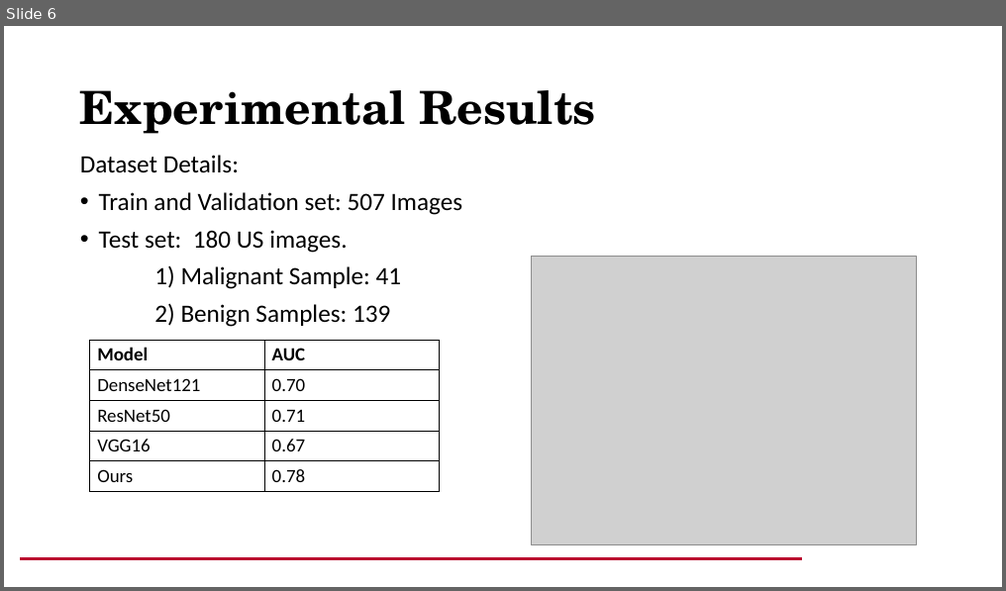
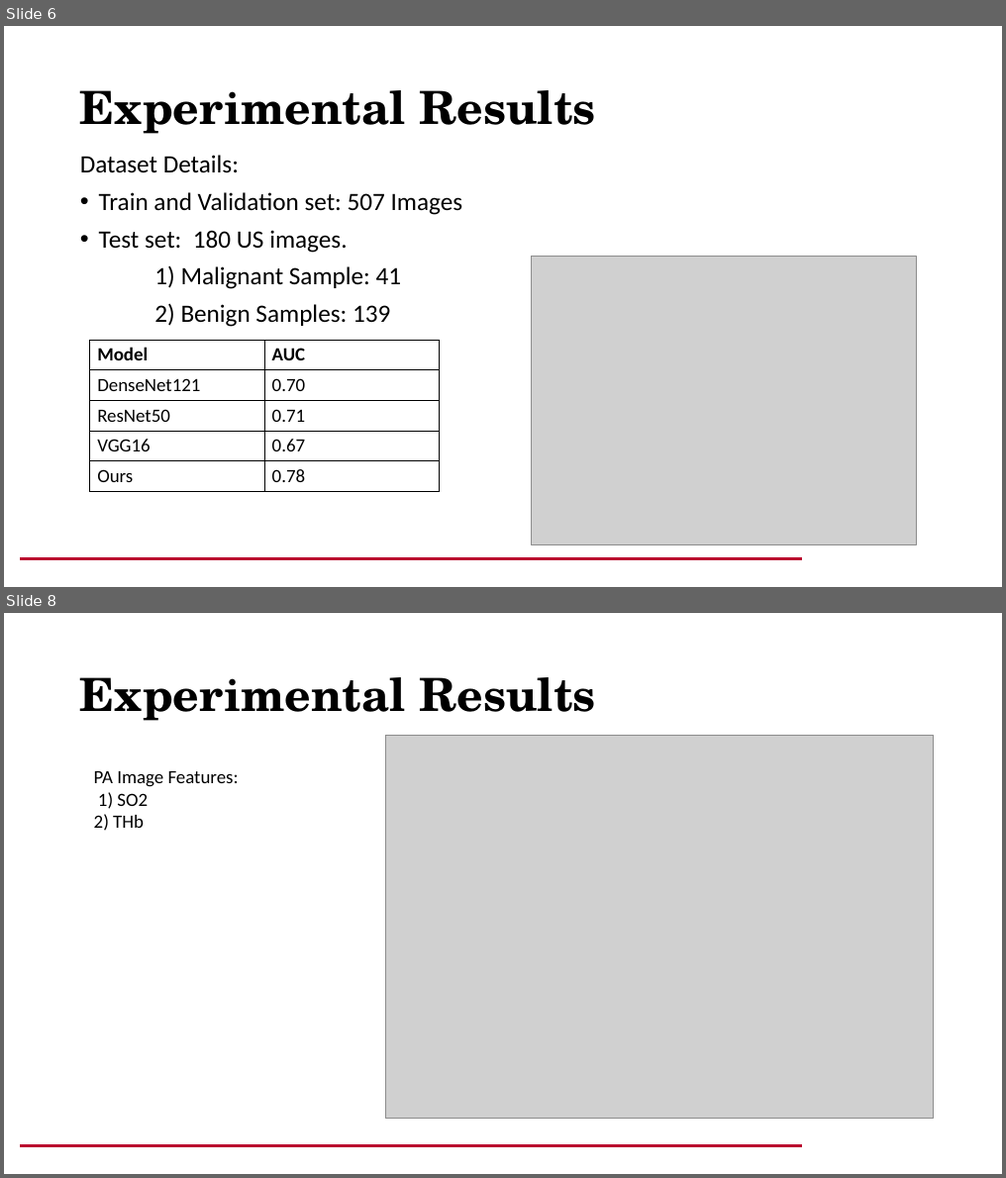
Before and after one commit to Iqbal1282/Washu2_Ovarian_Tumor, a slide deck: meeting_updates/Ovarain_cancer.pptx. Shown one above the other, each under a label of ours: slide 6 before the commit, slides 6 and 8 after it; the slides between them are not shown. The pictures are 1006x591 and 1006x1178 pixels, drawn with LibreOffice and Linux fonts; fonts in the diff are those of the drawing; grey boxes stand for pictures; background and template pictures are left out. Boxes give left, top, right and bottom in pixels: in the first picture for what was removed or moved away, otherwise in the second. Text is boxed around its words. In the diff, an @@ line names an element or a change of style, - is before the commit and + after.

```diff
--- a/meeting_updates/Ovarain_cancer.pptx
+++ b/meeting_updates/Ovarain_cancer.pptx
@@ slide 8 added at (4,613,1002,1174), background #FFFFFF; not listed: 1 template element that a slide beside it also shows @@
@@ title added at (80,677,596,721), 44 pt, text #000000, bold @@
+Experimental Results
@@ picture added at (386,735,934,1118) @@
@@ text added at (94,771,239,831), 18 pt, text #000000 @@
+PA Image Features:
+1) SO2
+2) THb
```
Also in this commit, not shown: 1 other slide added, 8 other files.
